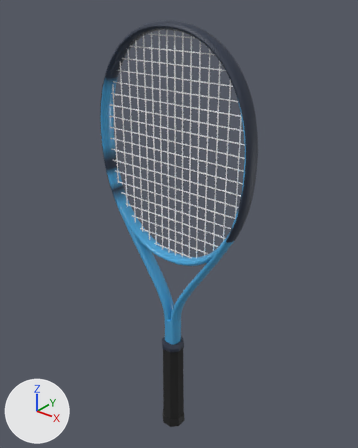
The glTF model assets/realistic/babolat-pure-drive-100.glb, before and after one commit.
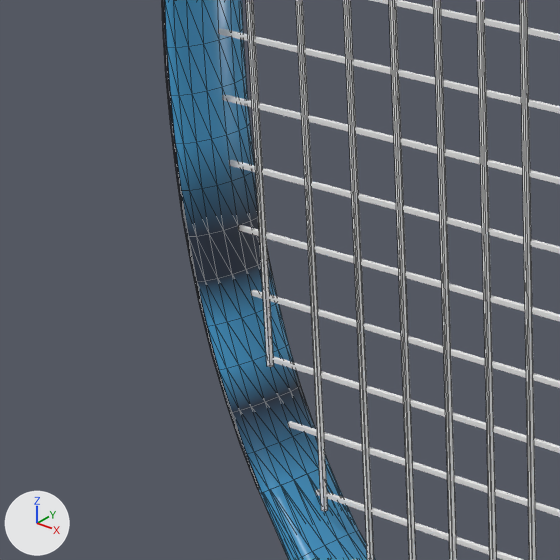
The first picture shows the older version from a 50 mm camera at (0.428, -0.519, 0.728) aimed at (-0.007, 0.025, 0.391). The close-ups show the older and then the newer version on the part from 20% to 47% of the width and 27% to 48% of the height of that picture. Only the edits that show in the close-ups are written down. Lighting does not change. The marker at lower left points along +X, +Y and +Z. The close-ups show mesh edges as thin lines. Where no turn or scale is listed for an object, it has been applied to the vertices. Vertices at exactly the same position are counted once.

Names of what the first close-up shows: 'frame', 'grommets', 'strings_crosses', 'strings_mains'.
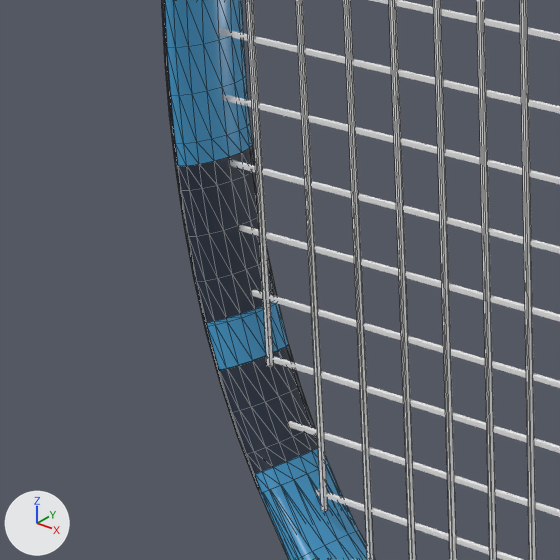
Location of each change, [x1, y1, x2, y2] in pixels of the close-ups (560 x 560 px; the box of a moved part takes in the faces that stretch with it):
part 1 of me_frame, added (blue)
    after: [175, 123, 329, 493]
part 2 of me_frame, recoloured (blue to dark blue)
    both: [181, 172, 314, 454]
part 3 of me_grommets, moved or reshaped
    both: [162, 0, 258, 483]

Patch to the scene script:
```diff
--- a/assets/realistic/babolat-pure-drive-100.glb.py
+++ b/assets/realistic/babolat-pure-drive-100.glb.py
@@ me_frame @@
 # used by ob_frame; location = (0.0, 0.0, 0.0)
-me_frame.from_pydata(...)  # 1624 vertices, 3188 faces; spans x -0.134..0.134, y -0.013..0.013, z 0.178..0.686
+me_frame.from_pydata(...)  # 1784 vertices, 3508 faces; spans x -0.134..0.134, y -0.013..0.013, z 0.178..0.686
+# me_frame part 1: 64 vertices added at x -0.133..-0.101, y -0.013..0.013, z 0.413..0.497
+# me_frame part 2: 215 kept faces spanning x -0.132..0.132, y -0.013..0.013, z 0.419..0.61 get new vertex colours; the middle colour goes from blue #356180 to dark blue #2a3547
+# other edits to the shape of me_frame do not show in these pictures
 me_frame.materials.append(mat_mat_frame)
@@ me_grommets @@
 # used by ob_grommets; location = (0.0, 0.0, 0.0)
-me_grommets.from_pydata(...)  # 270 vertices, 448 faces; spans x -0.134..0.134, y -0.013..0.013, z 0.41..0.583
+me_grommets.from_pydata(...)  # 234 vertices, 384 faces; spans x -0.134..0.134, y -0.013..0.013, z 0.41..0.583
+# me_grommets part 3: 108 vertices removed from x -0.134..-0.11, y -0.013..0.013, z 0.421..0.57; 90 vertices added at x -0.134..-0.111, y -0.013..0.013, z 0.423..0.568
+# other edits to the shape of me_grommets do not show in these pictures
 me_grommets.materials.append(mat_mat_grommets)
```
